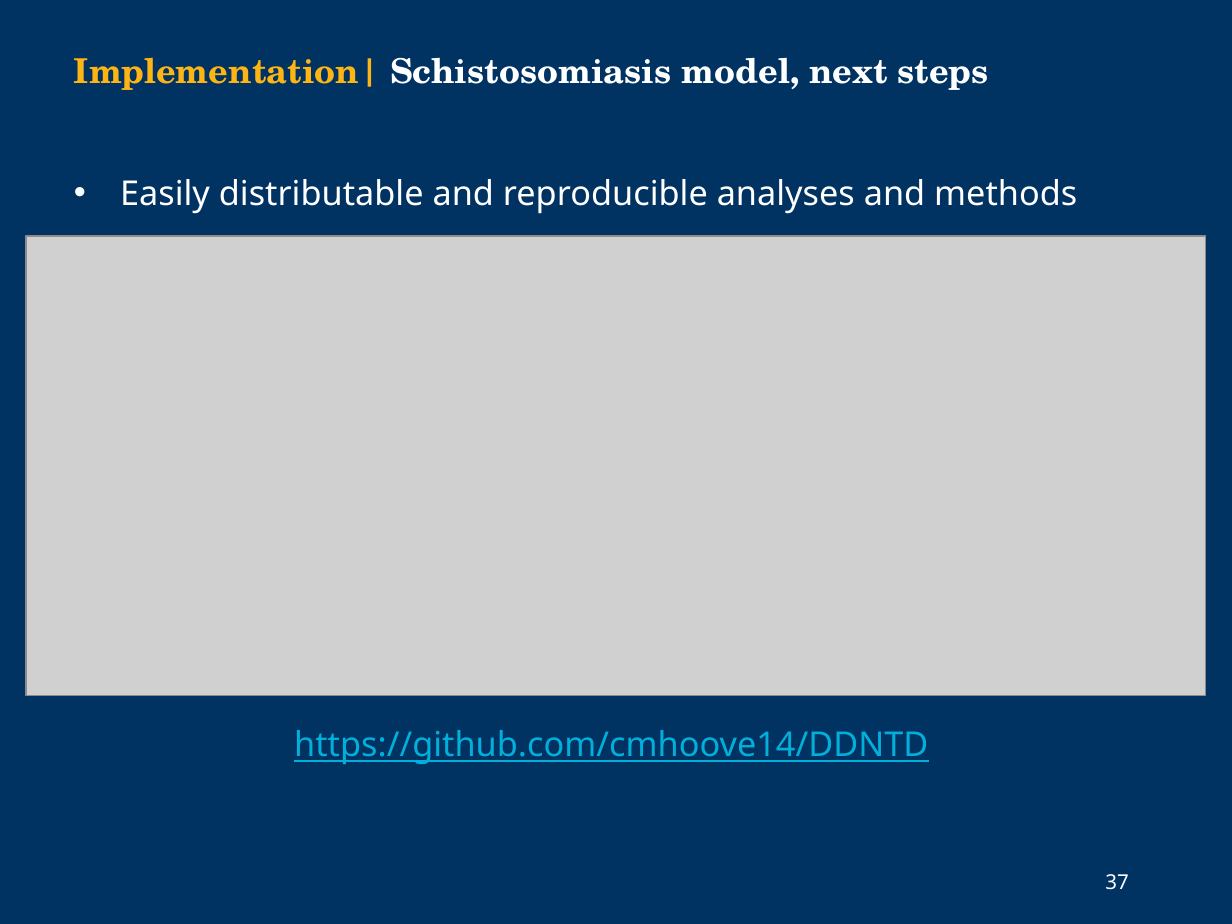
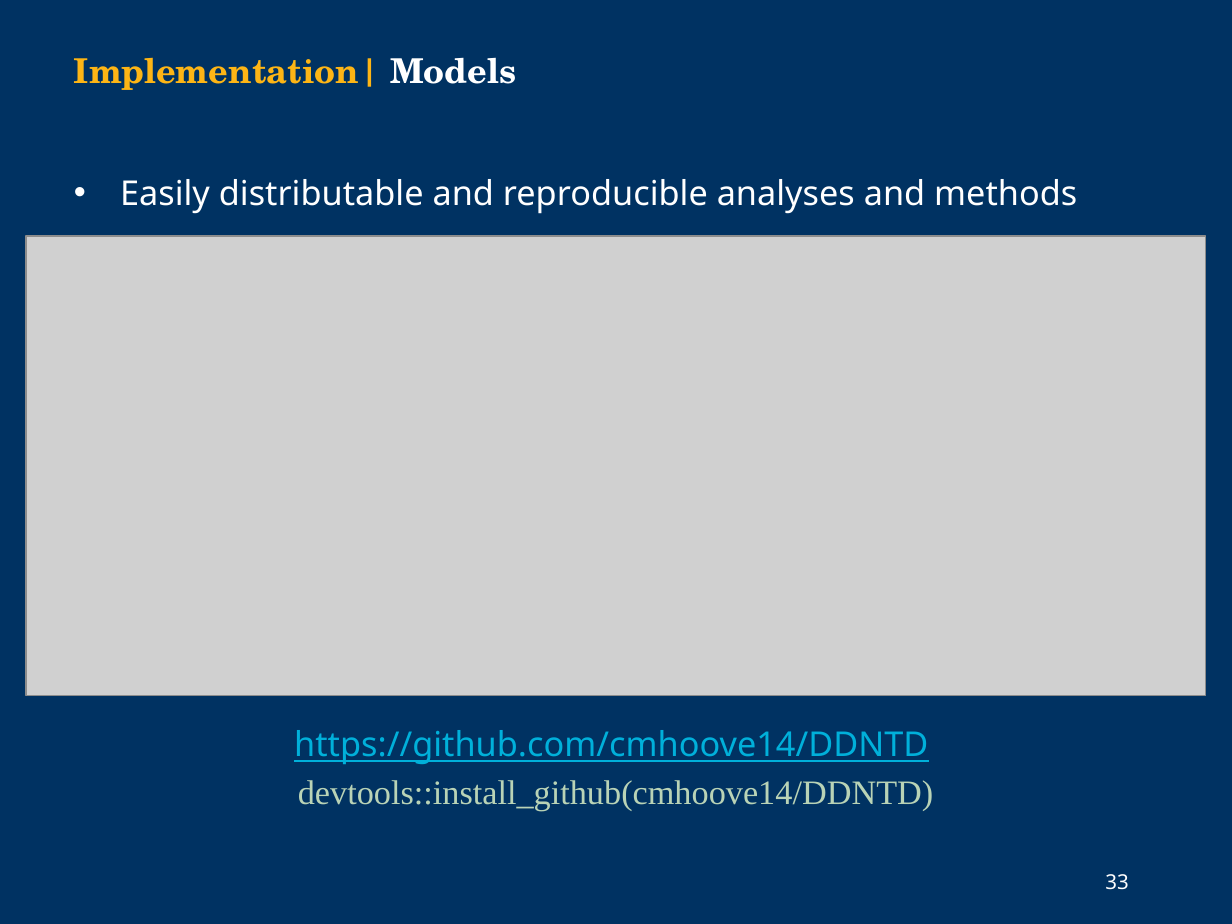
Before and after one commit to cmhoove14/DDNTD, a slide deck: slide 33 of Other/NIMBioS_2019v2.pptx (slide 37 before the commit). Drawn at 1232x924 pixels with LibreOffice and Linux fonts; fonts in the diff are those of the drawing; grey boxes stand for pictures; background and template pictures are left out. Boxes give left, top, right and bottom in pixels: in the first picture for what was removed or moved away, otherwise in the second. Text is boxed around its words. In the diff, an @@ line names an element or a change of style, - is before the commit and + after.

```diff
--- a/Other/NIMBioS_2019v2.pptx
+++ b/Other/NIMBioS_2019v2.pptx
@@ text at <box>74,57,516,90</box>: text changed; text colour #FFFFFF to #FDB515 @@
-Implementation| Schistosomiasis model, next steps
+Implementation| Models
@@ text at <box>298,780,933,811</box>: paragraph added @@
+devtools::install_github(cmhoove14/DDNTD)
@@ page number at <box>1105,874,1128,890</box>: text changed @@
-37
+33
```
Also in this commit, not shown: 9 other slides changed, 5 slides added, 1 slide removed, 36 other files.
